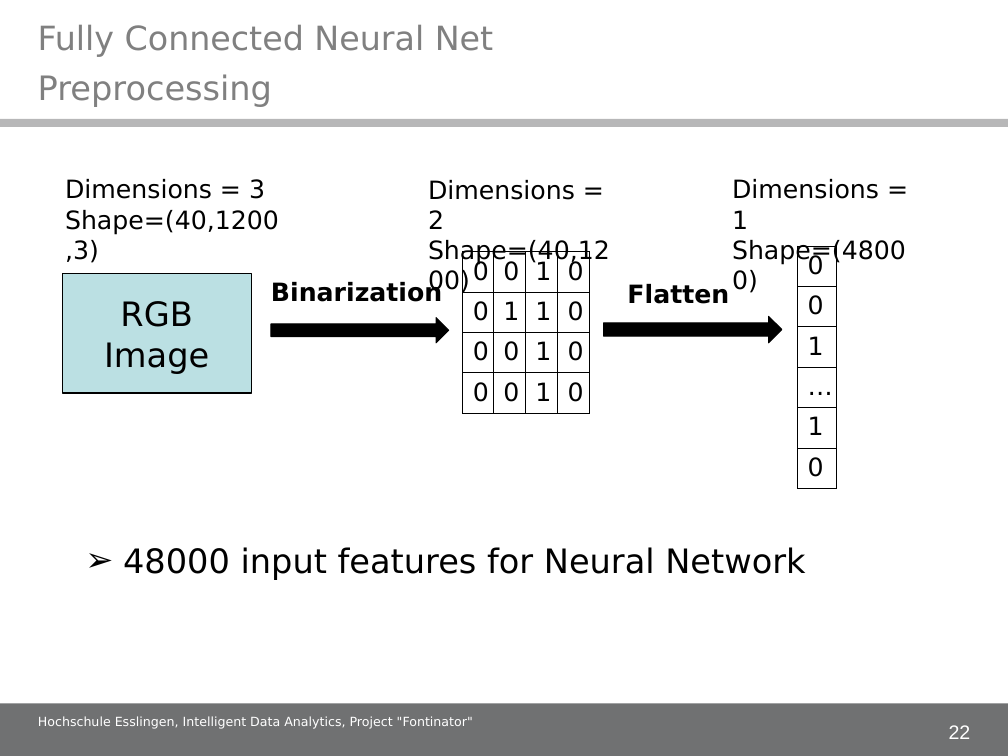
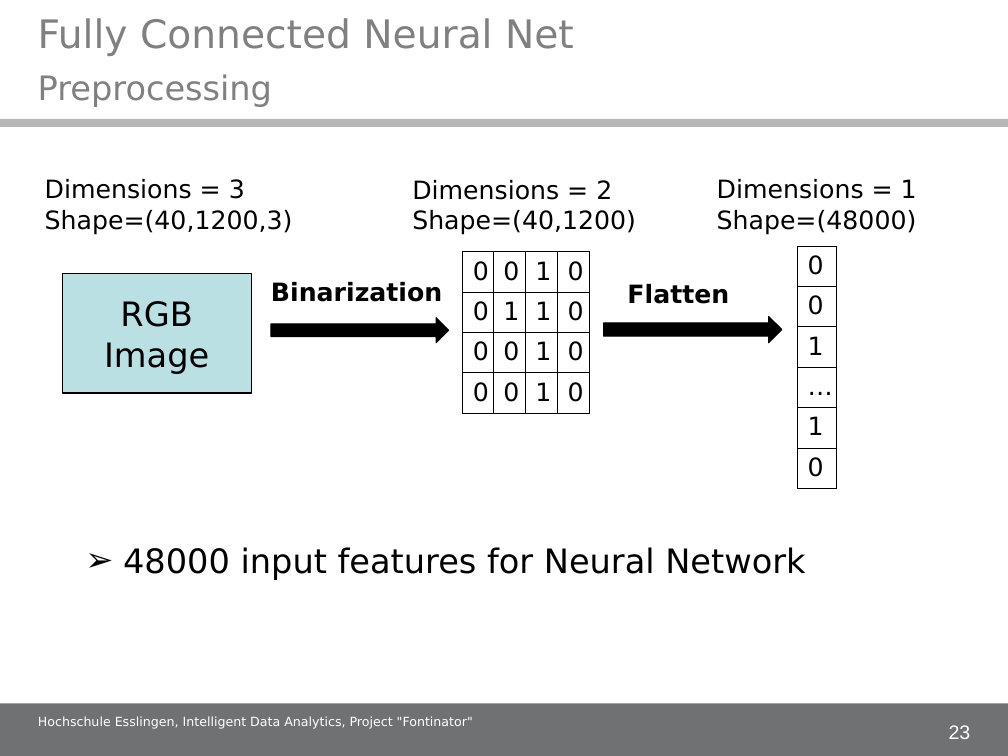
Before and after one commit to alex-ta/Fontinator, a slide deck: slide 23 of Documents/IDA_project_presentation.ppt (slide 22 before the commit). Drawn at 1008x756 pixels with LibreOffice and Linux fonts; fonts in the diff are those of the drawing; background and template pictures are left out. Boxes give left, top, right and bottom in pixels: in the first picture for what was removed or moved away, otherwise in the second. Text is boxed around its words. In the diff, an @@ line names an element or a change of style, - is before the commit and + after.

```diff
--- a/Documents/IDA_project_presentation.ppt
+++ b/Documents/IDA_project_presentation.ppt
@@ text "Fully Connected Neural Net" at <box>38,18,574,56</box>: size 23.8 to 28 pt @@
@@ text "Dimensions = 3" rewrapped from <box>65,179,279,263</box> to <box>45,179,293,235</box> @@
@@ text "Dimensions = 2" rewrapped from <box>428,180,610,265</box> to <box>412,180,636,235</box> @@
@@ text "Dimensions = 1" rewrapped from <box>732,179,906,265</box> to <box>717,179,917,235</box> @@
@@ page number at <box>949,725,971,739</box>: text changed @@
-22
+23
```
Also in this commit, not shown: 25 other slides changed, 1 slide added.
